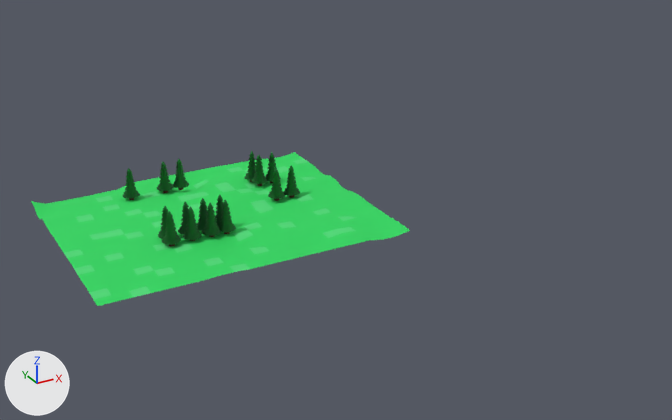
Renders of the FBX model Wataha/Wataha/Content/terrain.fbx from each side of a commit.
Before and after are seen from a 50 mm camera at (-0.613, -2.041, 1.031) aimed at (0.581, 0.129, -0.054). The axes (+X, +Y, +Z) are drawn at lower left. The lights are the same throughout. Where no turn or scale is listed for an object, it has been applied to the vertices. Vertices at the same position are counted once.

The scene before the commit, as lines of its bpy script (objects in view):
```python
me_mesh = bpy.data.meshes.new('Mesh')
me_mesh.from_pydata(...)  # 3641 vertices, 3760 faces; spans x -0.414..0.414, y -0.34..0.34, z -0.017..0.096
# faces by material slot: [400, 3360]
me_mesh.materials.append(mat_material__25)  # picture img_podloze_png
me_mesh.materials.append(mat_material__27)  # picture img_drzewo_png
ob_plane001 = bpy.data.objects.new('Plane001', me_mesh)
ob_plane001.location = (0.213, 0.15, 0.0)
```
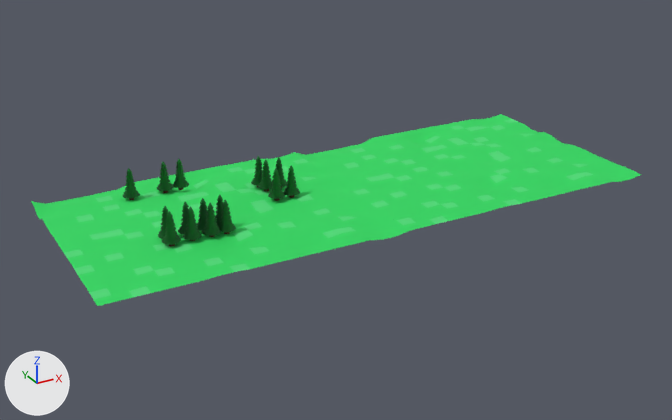
Location of each change, (x1, y1, x2, y2) in pixels of the pictures (672 x 420 px; the box of a moved part takes in the faces that stretch with it):
'Plane001', reshaped (61% wider, 24% taller)
    before: (31, 151, 410, 306)
    after: (31, 114, 641, 306)
part 1 of me_mesh, moved or reshaped
    before: (266, 152, 281, 183)
    after: (258, 160, 273, 191)
part 2 of me_mesh, moved or reshaped
    before: (245, 151, 256, 182)
    after: (276, 157, 288, 188)
part 3 of me_mesh, added (green)
    after: (295, 114, 641, 231)
part 4 of me_mesh, moved or reshaped
    before: (252, 155, 268, 186)
    after: (251, 156, 263, 187)

The change, as a diff of the scene's bpy script:
```diff
--- a/Wataha/Wataha/Content/terrain.fbx.py
+++ b/Wataha/Wataha/Content/terrain.fbx.py
@@ me_mesh @@
 # used by ob_plane001; location = (0.213, 0.15, 0.0)
-me_mesh.from_pydata(...)  # 3641 vertices, 3760 faces; spans x -0.414..0.414, y -0.34..0.34, z -0.017..0.096
+me_mesh.from_pydata(...)  # 4082 vertices, 4160 faces; spans x -0.414..1.243, y -0.34..0.341, z -0.017..0.096
+# me_mesh part 1: the loose piece of 200 vertices spanning x 0.218..0.268, y 0.115..0.165, z 0.0..0.096 is moved by (-0.042, -0.047, 0.0)
+# me_mesh part 2: the loose piece of 200 vertices spanning x 0.171..0.22, y 0.152..0.201, z 0.0..0.096 is moved by (0.047, -0.084, 0.0)
+# me_mesh part 3: a new loose piece of 441 vertices spanning x 0.414..1.243, y -0.34..0.341, z -0.017..0.006, in mat_material__25 (picture img_podloze_png)
+# me_mesh part 4: 198 vertices removed from x 0.177..0.226, y 0.115..0.165, z 0.0..0.096; 198 vertices added at x 0.171..0.22, y 0.104..0.154, z 0.0..0.096
 me_mesh.materials.append(mat_material__25)
```
